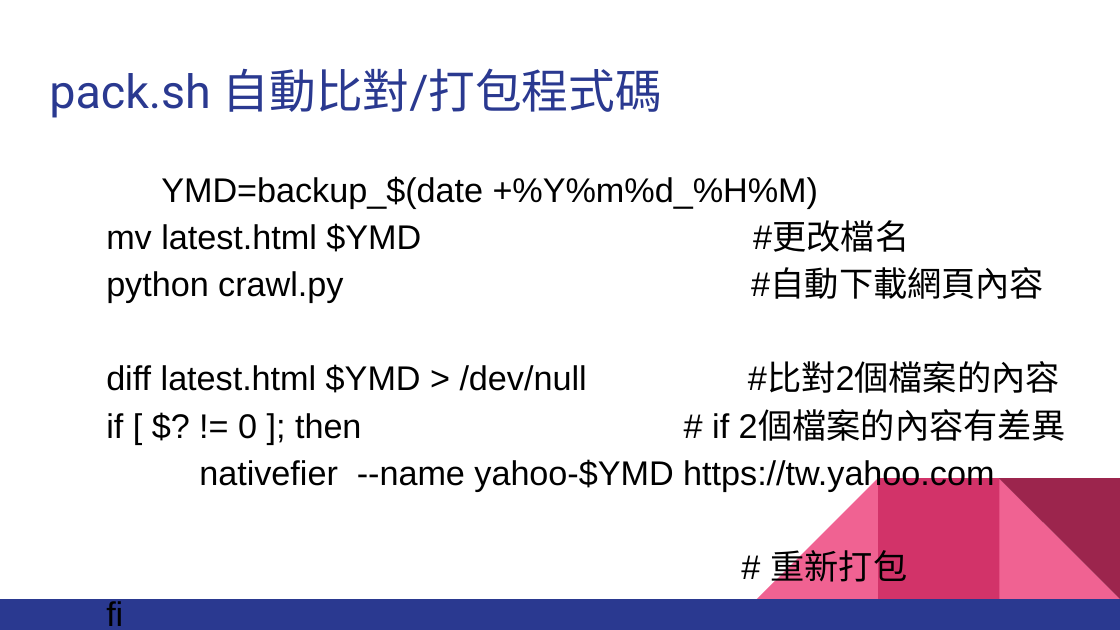
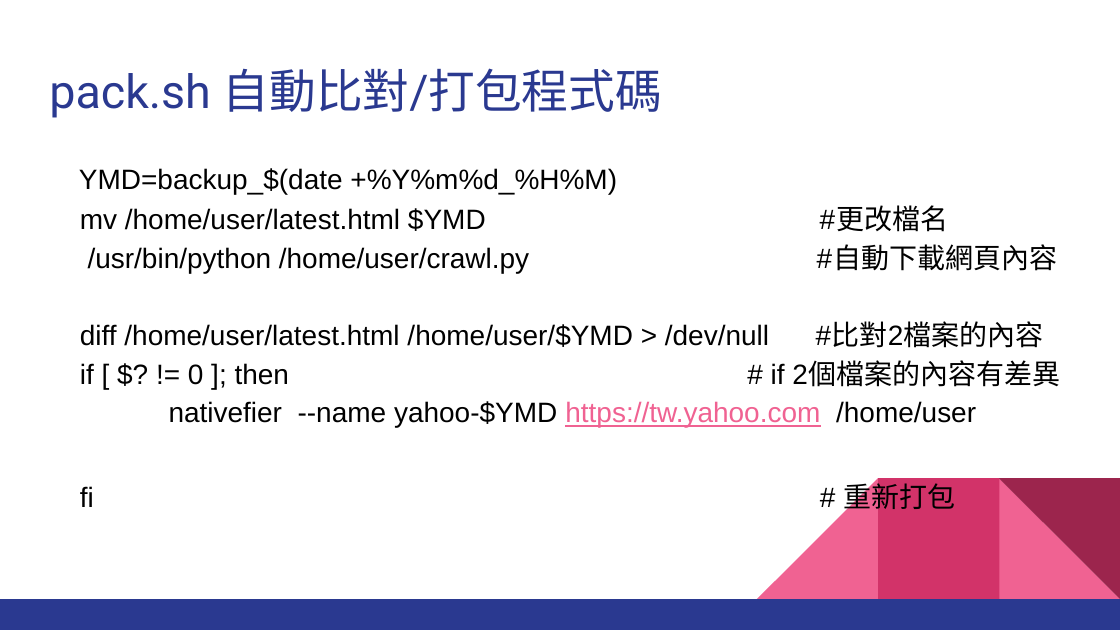
Before and after one commit to johnwang888/nativefier, a slide deck: slide 8 of nativefier跨平台桌面應用程式服務.odp. Drawn at 1120x630 pixels with LibreOffice and Linux fonts; fonts in the diff are those of the drawing. Boxes give left, top, right and bottom in pixels: in the first picture for what was removed or moved away, otherwise in the second. Text is boxed around its words. In the diff, an @@ line names an element or a change of style, - is before the commit and + after.

Commit message:
nativefier -5 odp

```diff
--- a/nativefier跨平台桌面應用程式服務.odp
+++ b/nativefier跨平台桌面應用程式服務.odp
@@ text "YMD=backup_$(date +%Y%m%d_%H%M)": place and size @@
-text "YMD=backup_$(date +%Y%m%d_%H%M)" at [106, 176, 1066, 589]
+text "YMD=backup_$(date +%Y%m%d_%H%M)" at [79, 168, 1061, 515]
@@ text at [79, 168, 1061, 387]: size 22 to 18 pt in "YMD=backup_$(date +%Y%m%d_%H%M)", "if [ $? != 0 ]; then ..." @@
@@ text at [80, 208, 1057, 348]: text changed; size 22 to 18 pt @@
-mv latest.html $YMD #更改檔名
-python crawl.py #自動下載網頁內容
-diff latest.html $YMD > /dev/null #比對2個檔案的內容
+mv /home/user/latest.html $YMD #更改檔名
+/usr/bin/python /home/user/crawl.py #自動下載網頁內容
+diff /home/user/latest.html /home/user/$YMD > /dev/null #比對2檔案的內容
@@ text at [80, 401, 976, 515]: text changed; size 22 to 18 pt @@
-nativefier --name yahoo-$YMD https://tw.yahoo.com
-# 重新打包
-fi
+nativefier --name yahoo-$YMD https://tw.yahoo.com /home/user
+fi # 重新打包
```
Also in this commit, not shown: 3 other slides changed, 1 slide added.
